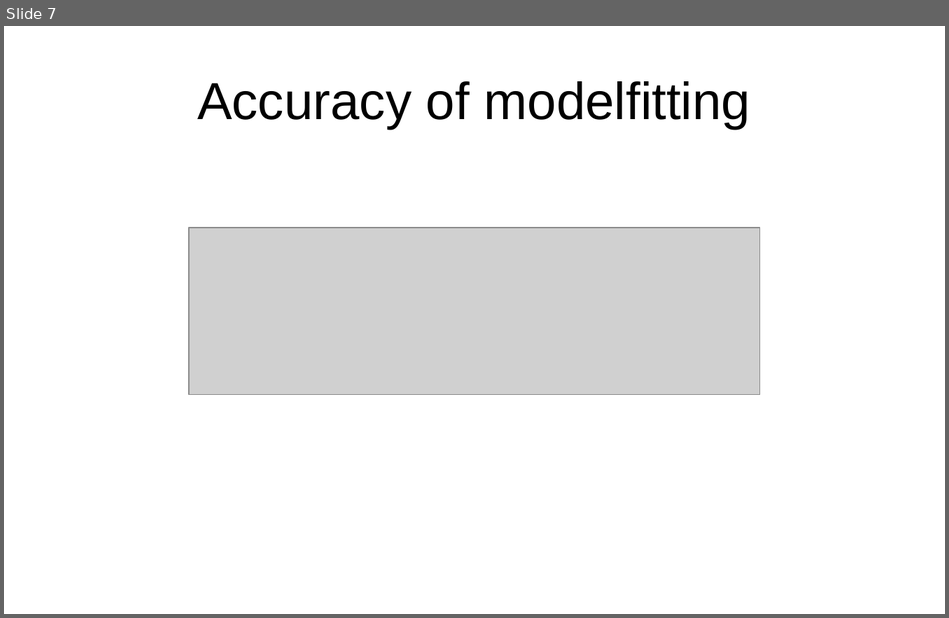
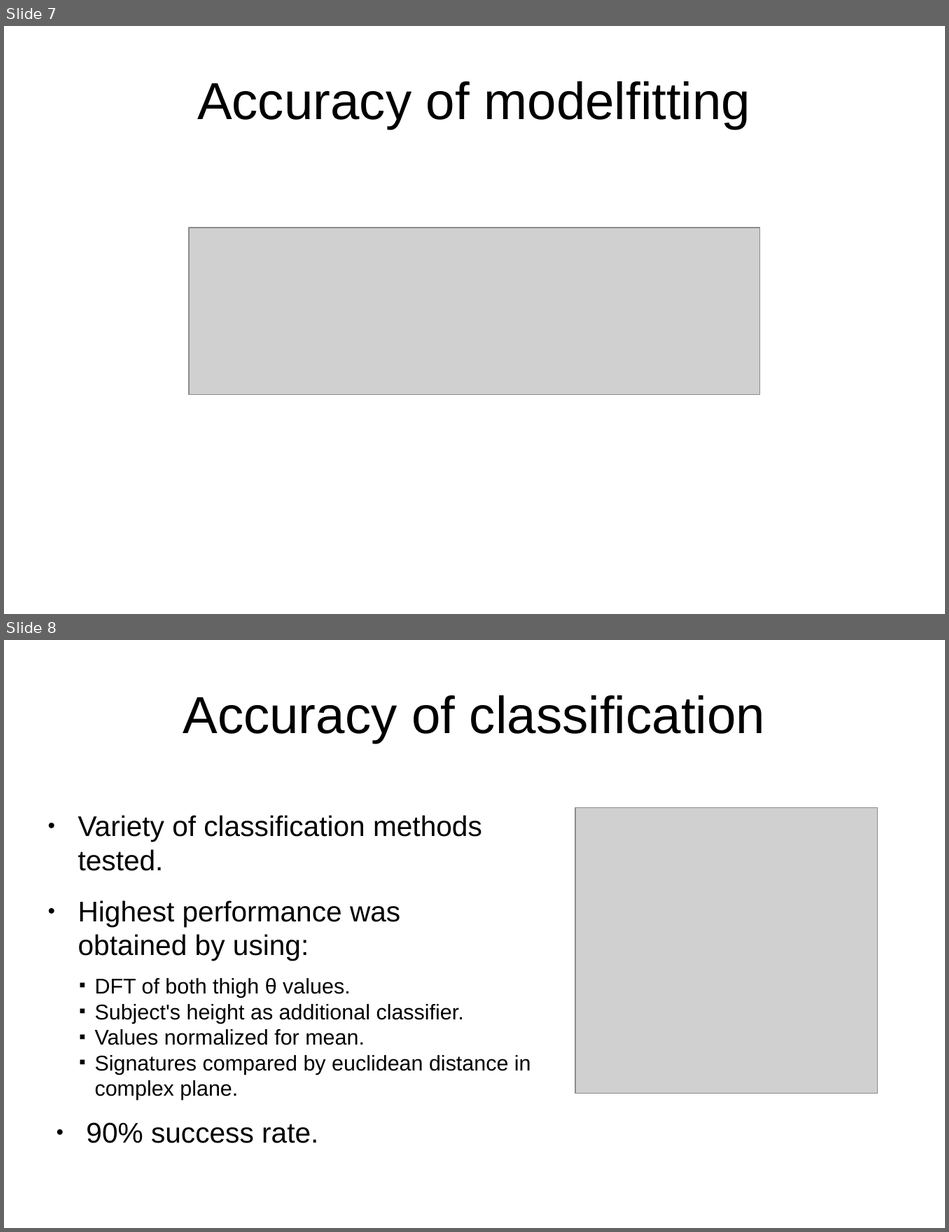
Before and after one commit to davidsansome/gait-modelfitting, a slide deck: docs/viva/viva.odp. Shown one above the other, each under a label of ours: slide 7 before the commit, slides 7 and 8 after it. The pictures are 949x618 and 949x1232 pixels, drawn with LibreOffice and Linux fonts; fonts in the diff are those of the drawing; grey boxes stand for pictures. Boxes give left, top, right and bottom in pixels: in the first picture for what was removed or moved away, otherwise in the second. Text is boxed around its words. In the diff, an @@ line names an element or a change of style, - is before the commit and + after.

Commit message:
Classification slide

```diff
--- a/docs/viva/viva.odp
+++ b/docs/viva/viva.odp
@@ slide 8 added at box(4, 640, 945, 1228), background #FFFFFF @@
@@ title added at box(182, 695, 765, 743), 44 pt, text #000000 @@
+Accuracy of classification
@@ picture added at box(575, 807, 878, 1094) @@
@@ text added at box(78, 815, 482, 961), 24 pt, text #000000 @@
+● Variety of classification methods tested.
+● Highest performance was obtained by using:
@@ text added at box(95, 978, 531, 1100), 18 pt, text #000000 @@
+■ DFT of both thigh θ values.
+■ Subject's height as additional classifier.
+■ Values normalized for mean.
+■ Signatures compared by euclidean distance in complex plane.
@@ text added at box(86, 1122, 318, 1143), 24 pt, text #000000 @@
+● 90% success rate.
```
Also in this commit, not shown: 2 slides changed.
